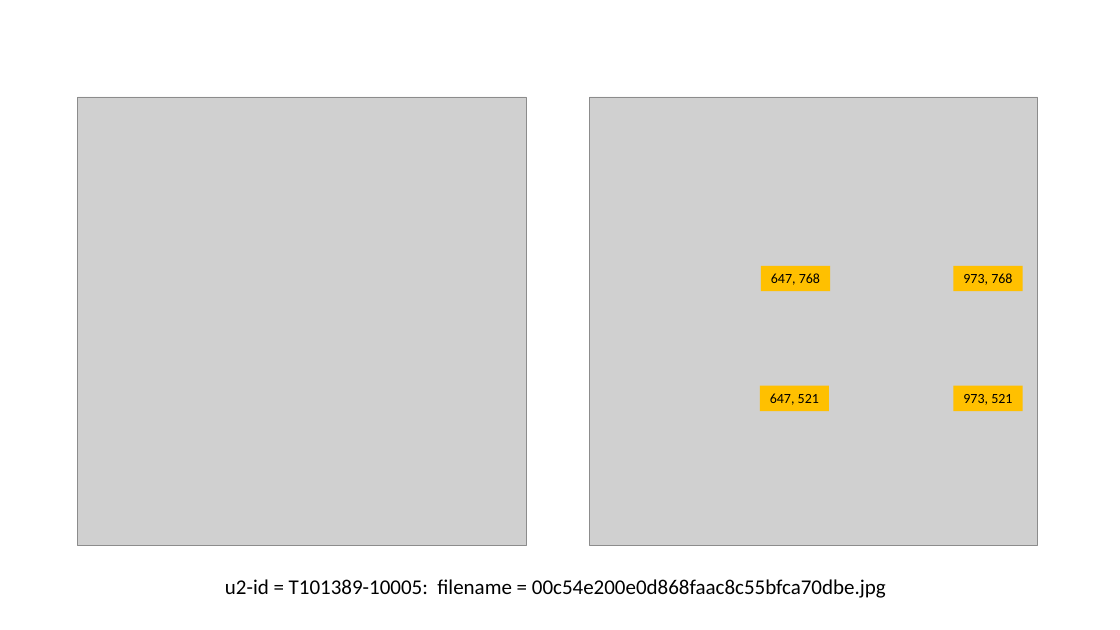
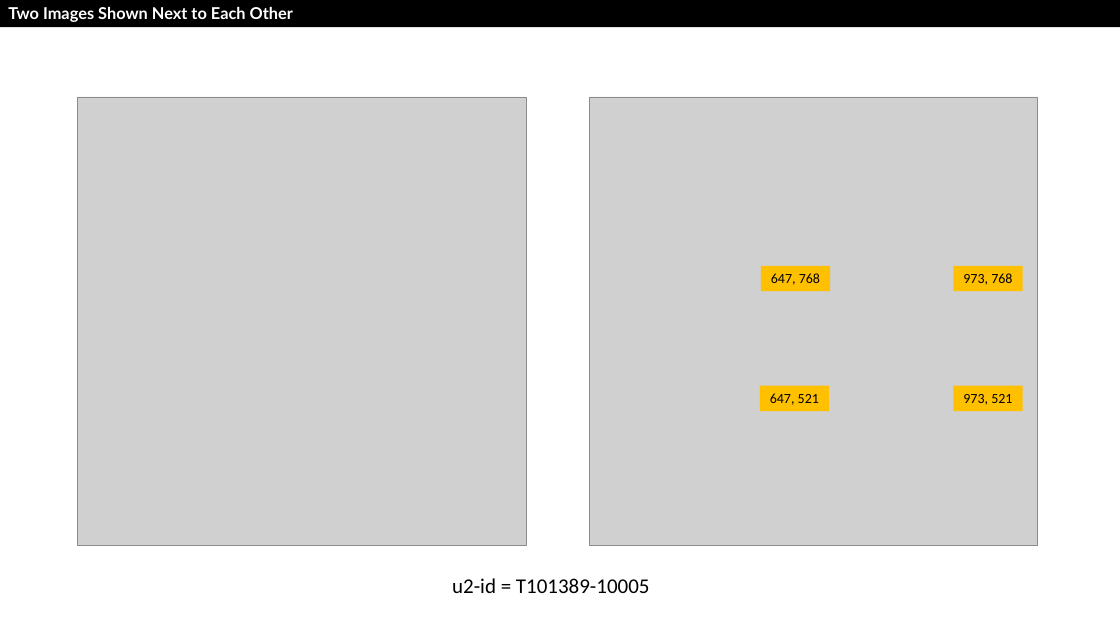
Before and after one commit to drfranknlee/udc-for-image-analytics, a slide deck: slide 15 of scenario2/recording/T101389-Scenario2-v20210921.pptx. Drawn at 1120x630 pixels with LibreOffice and Linux fonts; fonts in the diff are those of the drawing; grey boxes stand for pictures. Boxes give left, top, right and bottom in pixels: in the first picture for what was removed or moved away, otherwise in the second. Text is boxed around its words. In the diff, an @@ line names an element or a change of style, - is before the commit and + after.

```diff
--- a/scenario2/recording/T101389-Scenario2-v20210921.pptx
+++ b/scenario2/recording/T101389-Scenario2-v20210921.pptx
@@ rectangle added at <box>0,0,1120,28</box>, fill #000000, 14 pt, text #FFFFFF, bold @@
+Two Images Shown Next to Each Other
@@ text at <box>452,578,650,593</box>: text changed @@
-u2-id = T101389-10005: filename = 00c54e200e0d868faac8c55bfca70dbe.jpg
+u2-id = T101389-10005
```
Also in this commit, not shown: 11 other slides changed, 16 other files.
